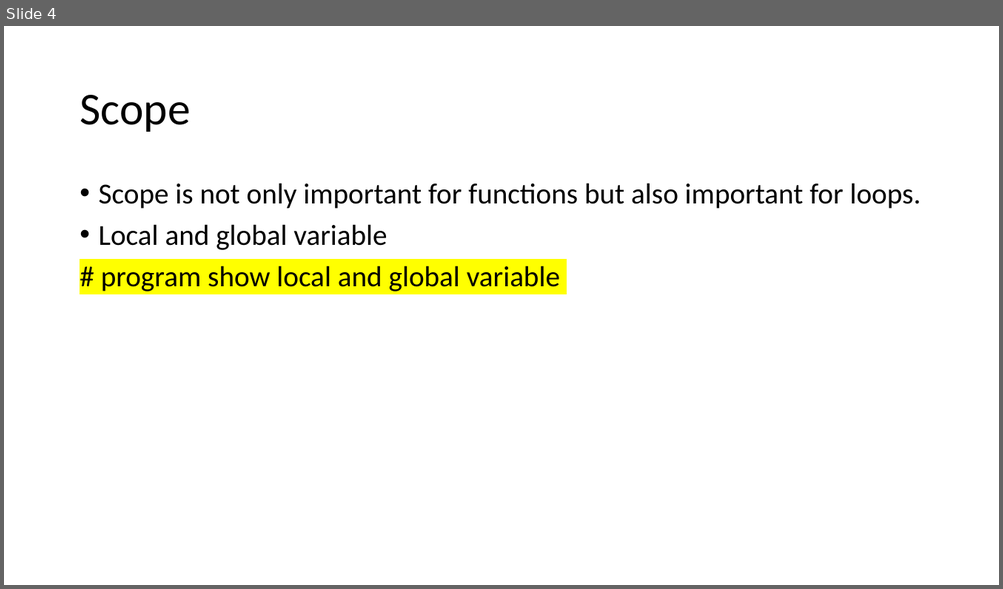
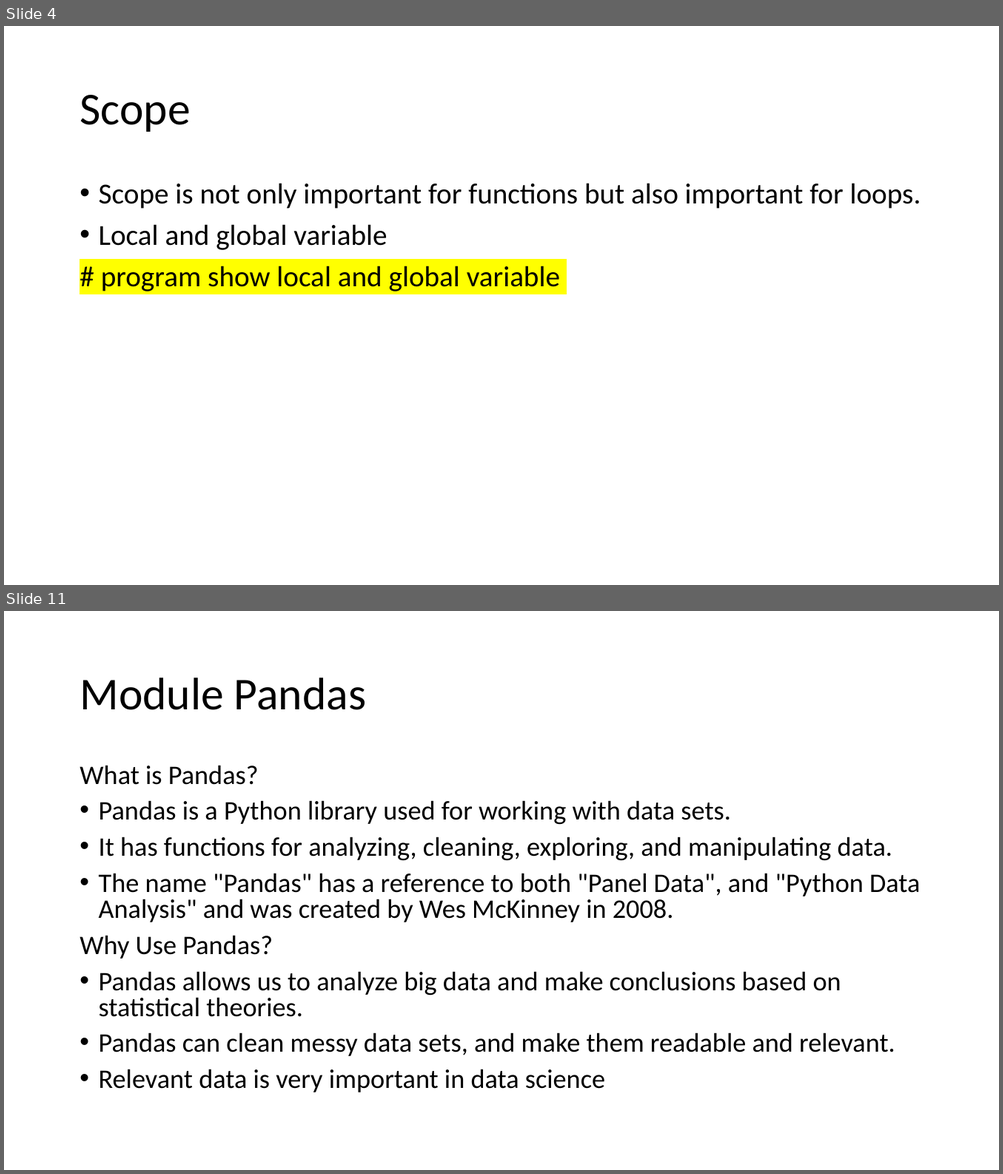
Before and after one commit to LuyangYin1/Python-for-everyone, a slide deck: class-2/Class – 2.pptm. Shown one above the other, each under a label of ours: slide 4 before the commit, slides 4 and 11 after it; the slides between them are not shown. The pictures are 1003x589 and 1003x1174 pixels, drawn with LibreOffice and Linux fonts; fonts in the diff are those of the drawing. Boxes give left, top, right and bottom in pixels: in the first picture for what was removed or moved away, otherwise in the second. Text is boxed around its words. In the diff, an @@ line names an element or a change of style, - is before the commit and + after.

```diff
--- a/class-2/Class – 2.pptm
+++ b/class-2/Class – 2.pptm
@@ slide 11 added at (x1=4, y1=611, x2=999, y2=1170), background #FFFFFF @@
@@ title added at (x1=79, y1=678, x2=366, y2=710), 44 pt, text #000000 @@
+Module Pandas
@@ text added at (x1=79, y1=765, x2=919, y2=1093), 25.9 pt, text #000000 @@
+What is Pandas?
+• Pandas is a Python library used for working with data sets.
+• It has functions for analyzing, cleaning, exploring, and manipulating data.
+• The name "Pandas" has a reference to both "Panel Data", and "Python Data Analysis" and was created by Wes McKinney in 2008.
+Why Use Pandas?
+• Pandas allows us to analyze big data and make conclusions based on statistical theories.
+• Pandas can clean messy data sets, and make them readable and relevant.
+• Relevant data is very important in data science
```
Also in this commit, not shown: 7 other slides added.
